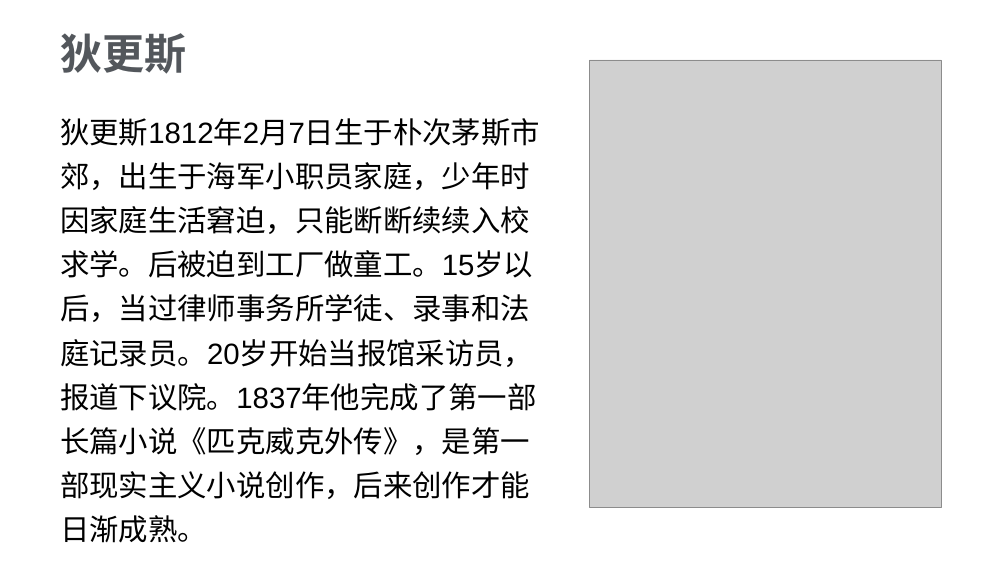
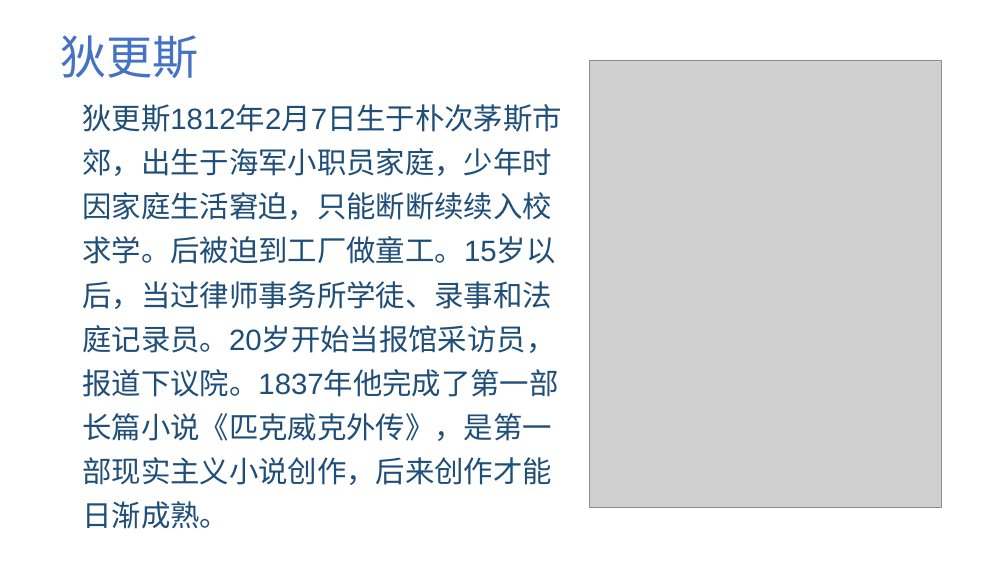
Before and after one commit to jeefies/ppt, a slide deck: slide 7 of 坚持.pptx (slide 8 before the commit). Drawn at 1008x567 pixels with LibreOffice and Linux fonts; fonts in the diff are those of the drawing; grey boxes stand for pictures. Boxes give left, top, right and bottom in pixels: in the first picture for what was removed or moved away, otherwise in the second. Text is boxed around its words. In the diff, an @@ line names an element or a change of style, - is before the commit and + after.

```diff
--- a/坚持.pptx
+++ b/坚持.pptx
@@ text "狄更斯" at bbox=[60, 35, 199, 78]: size 40 to 44 pt, text colour gradient #53575C to #6E7379 to gradient #203864 to #4472C4 to #8FAADC, bold off @@
@@ text "狄更斯1812年2月7日生于朴次茅斯市郊，出生于海军小职员家庭，少年时因家庭生活窘迫，只能断断续续入校求学。后被迫到工厂 ...": place and size @@
-text "狄更斯1812年2月7日生于朴次茅斯市郊，出生于海军小职员家庭，少年时因家庭生活窘迫，只能断断续续入校求学。后被迫到工厂 ..." at bbox=[60, 118, 540, 543]
+text "狄更斯1812年2月7日生于朴次茅斯市郊，出生于海军小职员家庭，少年时因家庭生活窘迫，只能断断续续入校求学。后被迫到工厂 ..." at bbox=[82, 104, 562, 529]
@@ text "狄更斯1812年2月7日生于朴次茅斯市郊，出生于海军小职员家庭，少年时因家庭生活窘迫，只能断断续续入校求学。后被迫到工厂 ..." at bbox=[82, 104, 562, 529]: text colour #000000 to #1F4E79 @@
```
Also in this commit, not shown: 7 other slides changed, 1 slide added, 2 slides removed.
